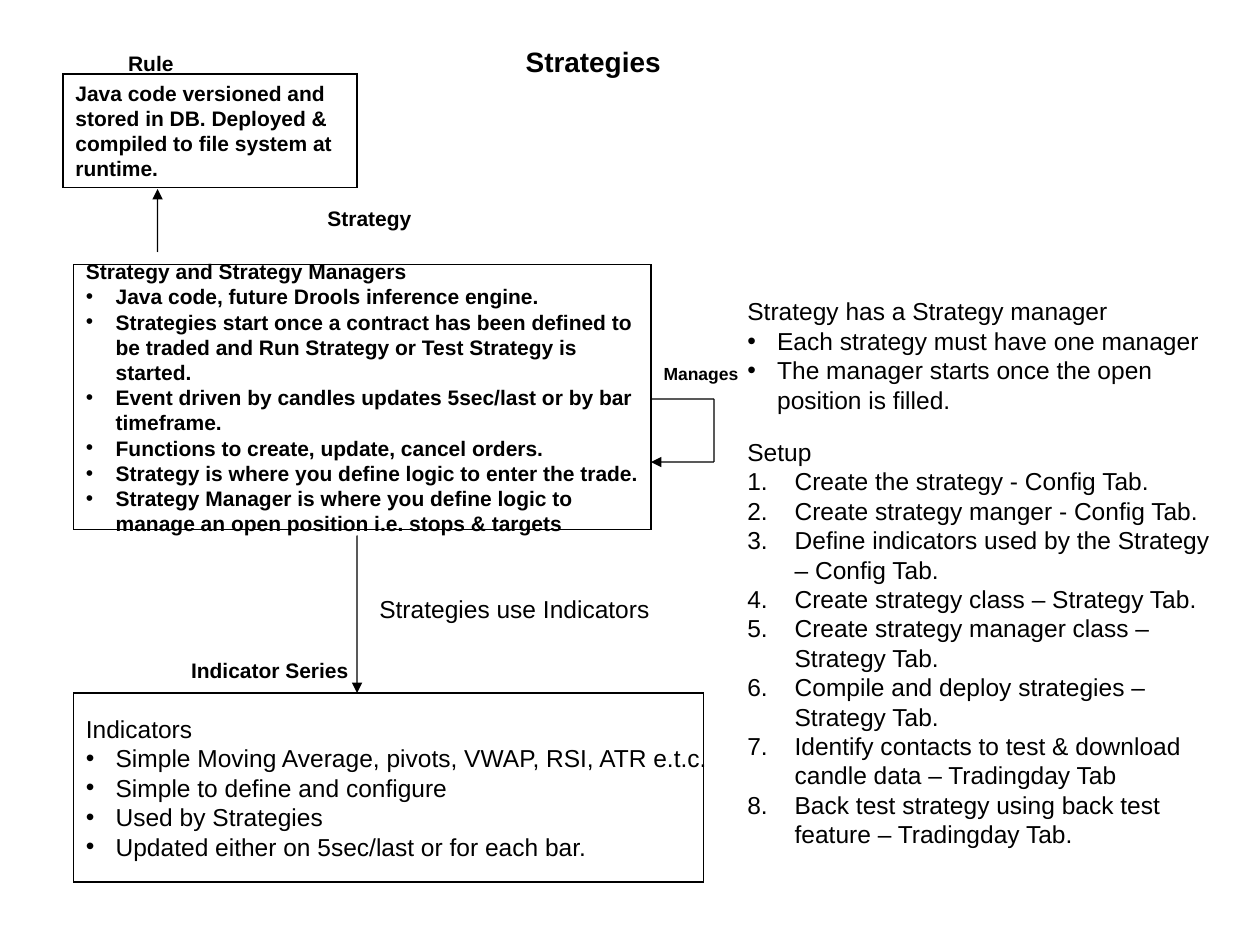
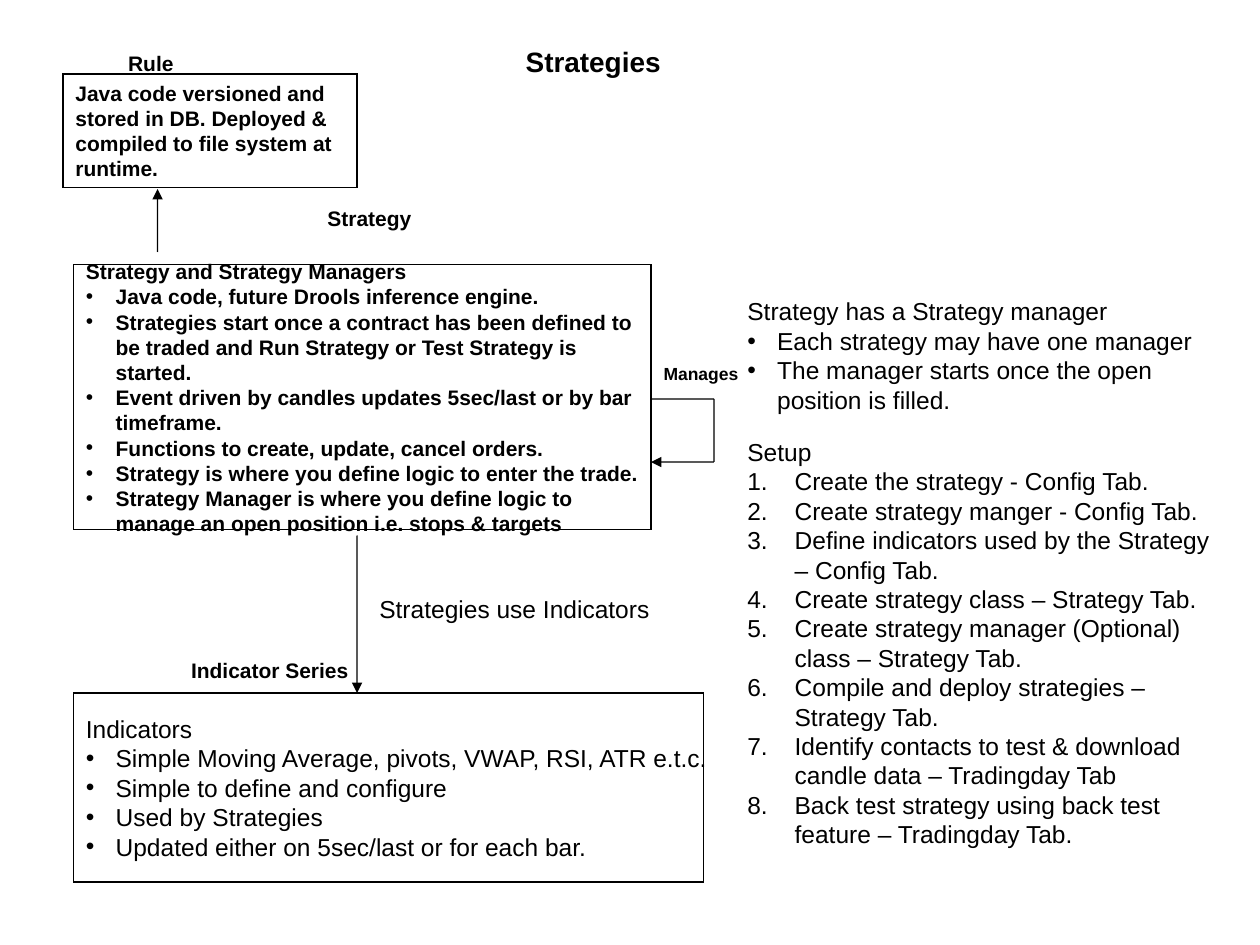
Before and after one commit to trade-manager/trade-manager, a slide deck: slide 7 of docs/Trading Day.ppt. Drawn at 1260x945 pixels with LibreOffice and Linux fonts; fonts in the diff are those of the drawing. Boxes give left, top, right and bottom in pixels: in the first picture for what was removed or moved away, otherwise in the second. Text is boxed around its words. In the diff, an @@ line names an element or a change of style, - is before the commit and + after.

```diff
--- a/docs/Trading Day.ppt
+++ b/docs/Trading Day.ppt
@@ text at box(777, 332, 1192, 355): text changed @@
-• Each strategy must have one manager
+• Each strategy may have one manager
@@ text at box(795, 619, 1181, 672): text changed @@
-5. Create strategy manager class – Strategy Tab.
+5. Create strategy manager (Optional) class – Strategy Tab.
```
Also in this commit, not shown: 1 other file.
